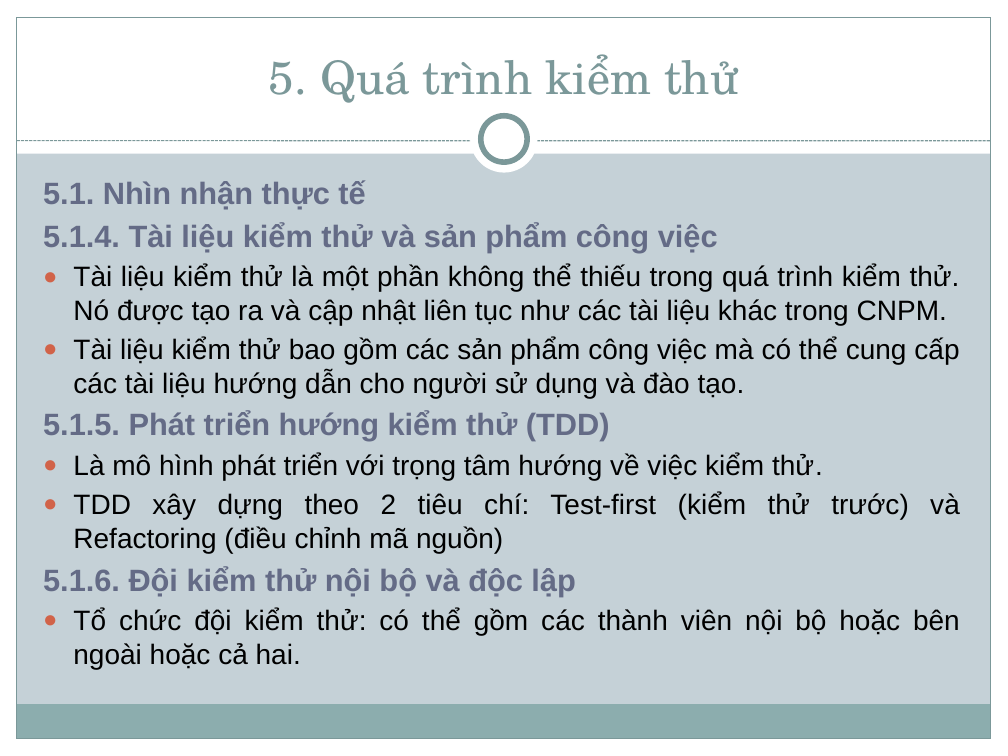
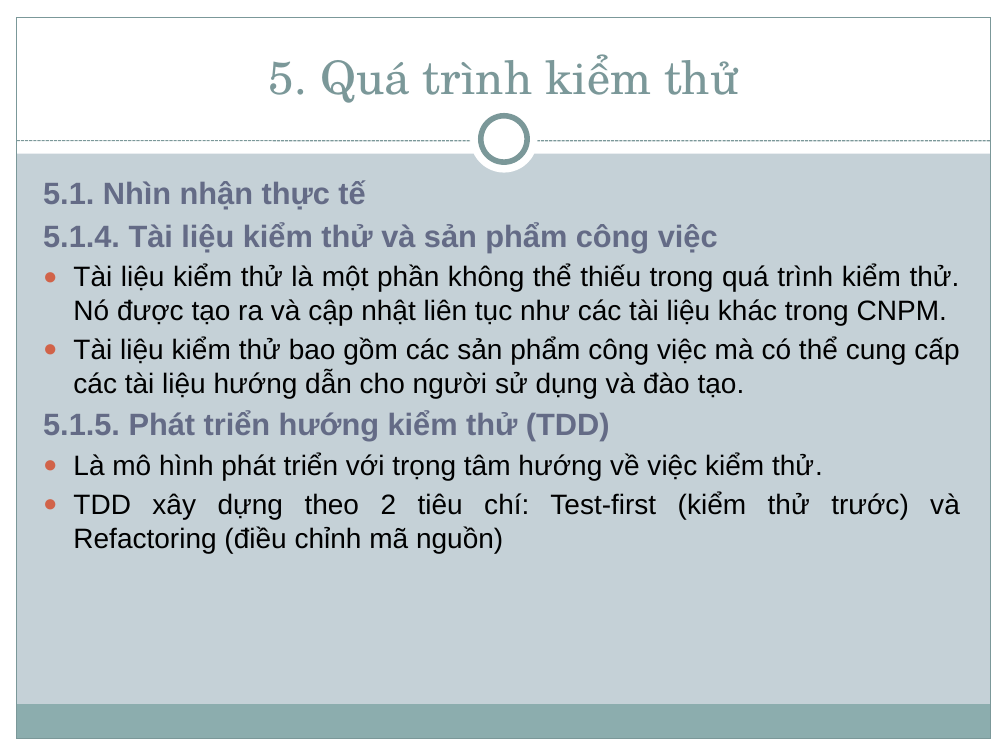
Before and after one commit to nguyenhoainam0612/congnghephanmem, a slide deck: slide 25 of Group 4 - Chapter 4 - Software Testing/Group4_Chapter4_Sofware Testing.pptx. Drawn at 1008x756 pixels with LibreOffice and Linux fonts; fonts in the diff are those of the drawing. Boxes give left, top, right and bottom in pixels: in the first picture for what was removed or moved away, otherwise in the second. Text is boxed around its words. In the diff, an @@ line names an element or a change of style, - is before the commit and + after.

```diff
--- a/Group 4 - Chapter 4 - Software Testing/Group4_Chapter4_Sofware Testing.pptx
+++ b/Group 4 - Chapter 4 - Software Testing/Group4_Chapter4_Sofware Testing.pptx
@@ text at <box>43,566,960,669</box>: paragraphs removed @@
-  5.1.6. Đội kiểm thử nội bộ và độc lập
-  ● Tổ chức đội kiểm thử: có thể gồm các thành viên nội bộ hoặc bên ngoài hoặc cả hai.
```
Also in this commit, not shown: 2 other slides changed, 7 slides added.
